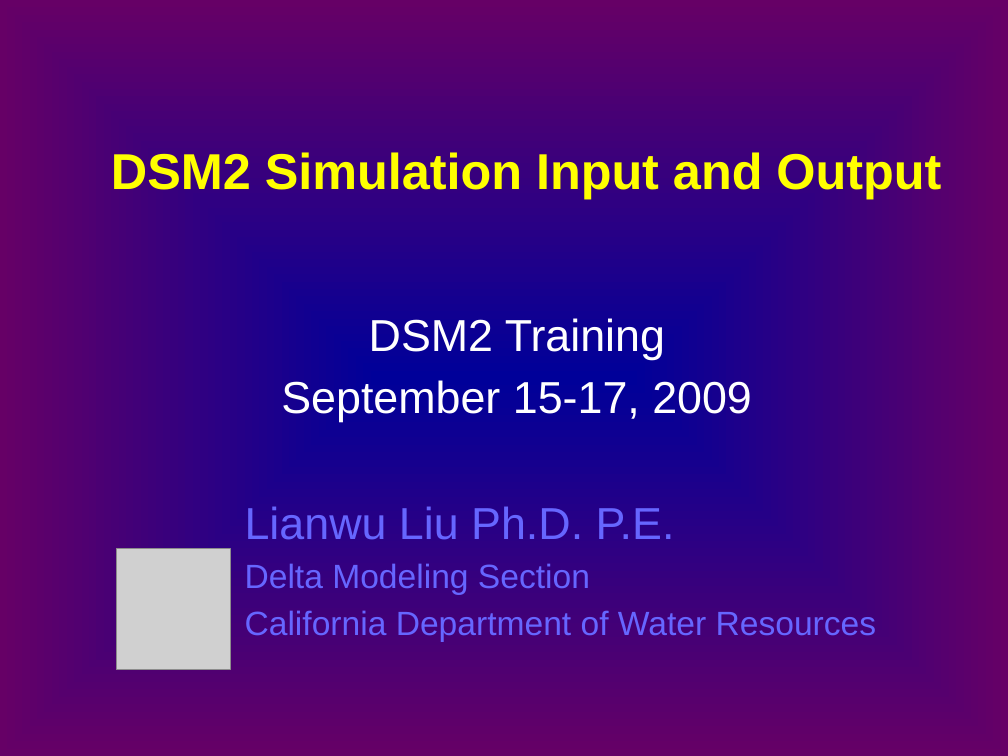
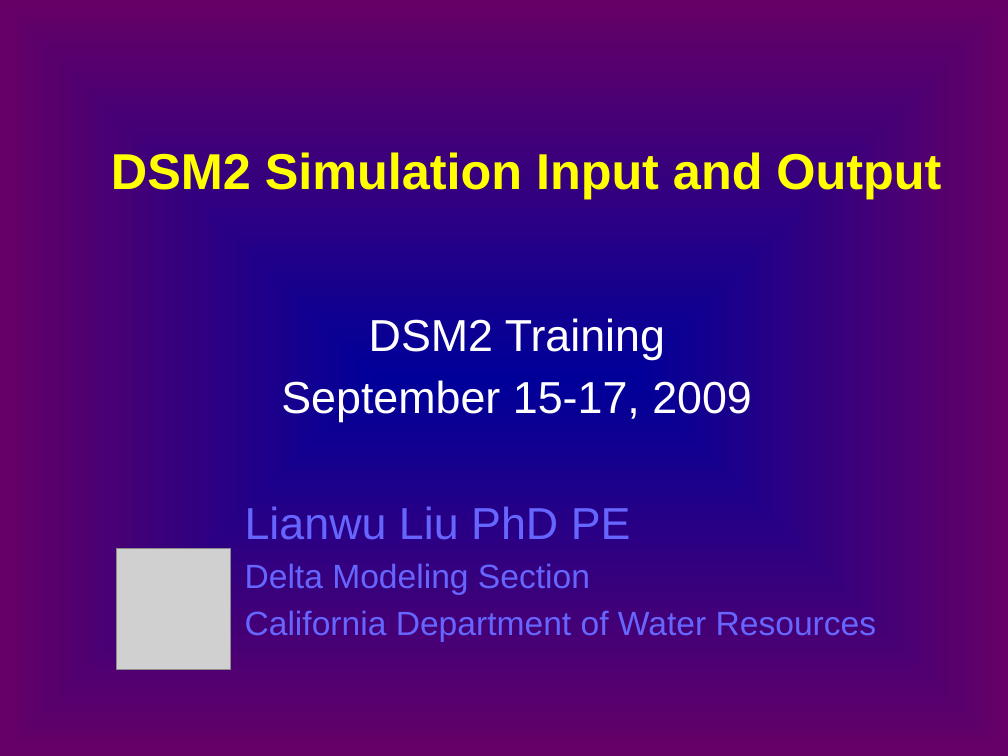
Before and after one commit to CADWRDeltaModeling/dsm2, a slide deck: slide 1 of dsm2/presentations/p4_simulation_data.pptx. Drawn at 1008x756 pixels with LibreOffice and Linux fonts; fonts in the diff are those of the drawing; grey boxes stand for pictures. Boxes give left, top, right and bottom in pixels: in the first picture for what was removed or moved away, otherwise in the second. Text is boxed around its words. In the diff, an @@ line names an element or a change of style, - is before the commit and + after.

```diff
--- a/dsm2/presentations/p4_simulation_data.pptx
+++ b/dsm2/presentations/p4_simulation_data.pptx
@@ subtitle at (245,506,631,540): text changed @@
-Lianwu Liu Ph.D. P.E.
+Lianwu Liu PhD PE
```
Also in this commit, not shown: 2 other slides changed.
